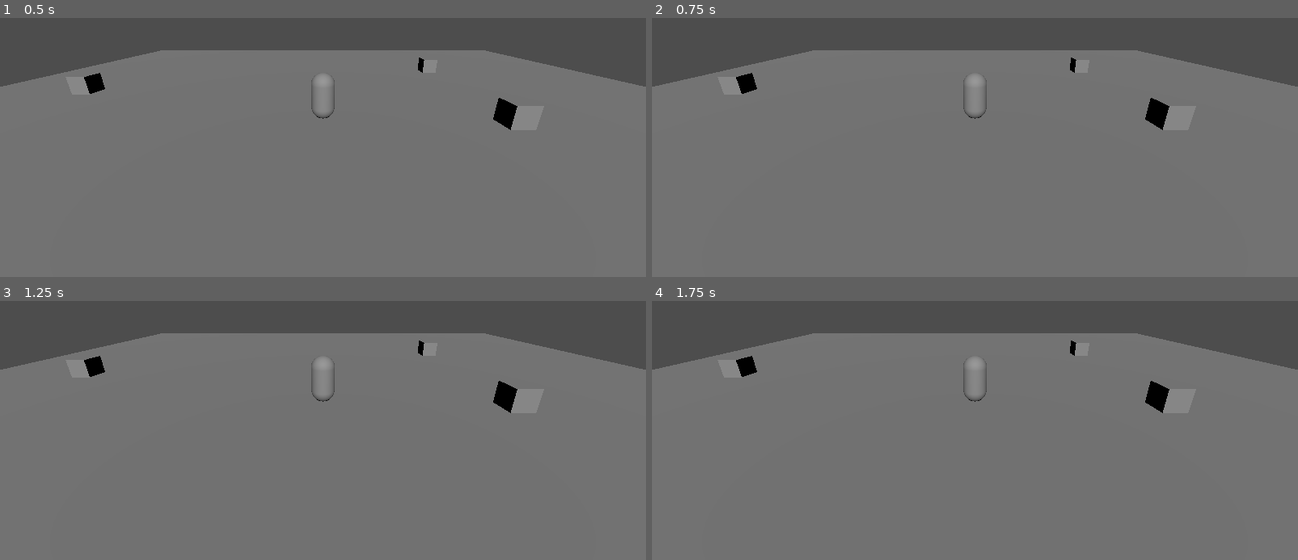
Above: before the commit, frames 1-4 (two rows, left to right).
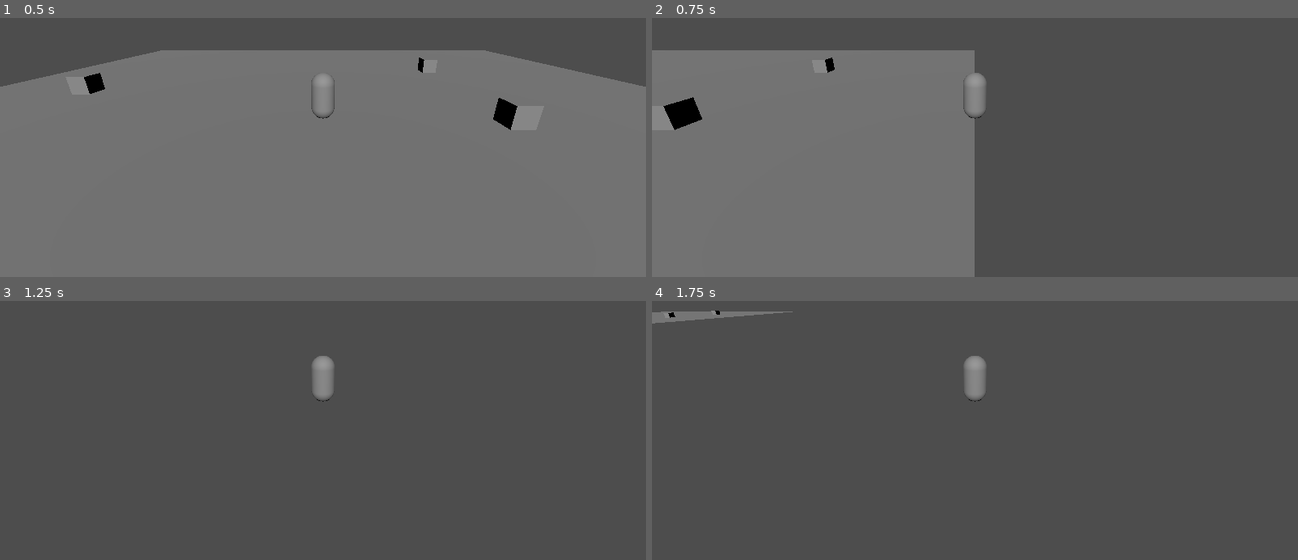
Above: after the commit, the same moments.

Repository: NathanFord68/tic
Game: Godot game, scene res://maps/prototype.tscn
Same seed, same stepped clock (60 frames per second), same inputs: the game is played once before the commit and once after it. The project has no main scene, so this scene is started directly.
Inputs:
- Up to frame 1 (0.5 s): no input
- Up to frame 2 (0.75 s): tap Enter at 0.5 s; hold D (right, bound only after the commit) from 0.53 s (still down)
- Up to frame 3 (1.25 s): keep holding D (right, bound only after the commit)
- Up to frame 4 (1.75 s): release D (right, bound only after the commit) at 1.28 s; hold S (backward, bound only after the commit) from 1.28 s (still down)

Frame 1 is identical in both runs. In frame 2, 44% of the frame differs, in the area x 0-100%, y 12-100%; in frame 3, 83%; in frame 4, 84%, in the area x 0-100%, y 3-100%.

Commit message:
Axis Movement - Added wasd and controller support for axis movement for the character

Diff:
--- a/character/player/player.tscn
+++ b/character/player/player.tscn
@@ -1,10 +1,13 @@
-[gd_scene load_steps=3 format=3 uid="uid://vvrqtoeh2ru2"]
+[gd_scene load_steps=4 format=3 uid="uid://vvrqtoeh2ru2"]
+
+[ext_resource type="Script" path="res://scripts/player.gd" id="1_qyf1l"]
 
 [sub_resource type="CapsuleMesh" id="CapsuleMesh_igwmy"]
 
 [sub_resource type="CapsuleShape3D" id="CapsuleShape3D_3hwps"]
 
 [node name="Player" type="CharacterBody3D"]
+script = ExtResource("1_qyf1l")
 
 [node name="Node3D" type="Node3D" parent="."]
 
--- a/project.godot
+++ b/project.godot
@@ -17,3 +17,30 @@
 [dotnet]
 
 project/assembly_name="tic"
+
+[input]
+
+forward={
+"deadzone": 0.5,
+"events": [Object(InputEventKey,"resource_local_to_scene":false,"resource_name":"","device":-1,"window_id":0,"alt_pressed":false,"shift_pressed":false,"ctrl_pressed":false,"meta_pressed":false,"pressed":false,"keycode":0,"physical_keycode":87,"key_label":0,"unicode":119,"echo":false,"script":null)
+, Object(InputEventJoypadMotion,"resource_local_to_scene":false,"resource_name":"","device":-1,"axis":1,"axis_value":-1.0,"script":null)
+]
+}
+backward={
+"deadzone": 0.5,
+"events": [Object(InputEventKey,"resource_local_to_scene":false,"resource_name":"","device":-1,"window_id":0,"alt_pressed":false,"shift_pressed":false,"ctrl_pressed":false,"meta_pressed":false,"pressed":false,"keycode":0,"physical_keycode":83,"key_label":0,"unicode":115,"echo":false,"script":null)
+, Object(InputEventJoypadMotion,"resource_local_to_scene":false,"resource_name":"","device":-1,"axis":1,"axis_value":1.0,"script":null)
+]
+}
+right={
+"deadzone": 0.5,
+"events": [Object(InputEventKey,"resource_local_to_scene":false,"resource_name":"","device":-1,"window_id":0,"alt_pressed":false,"shift_pressed":false,"ctrl_pressed":false,"meta_pressed":false,"pressed":false,"keycode":0,"physical_keycode":68,"key_label":0,"unicode":100,"echo":false,"script":null)
+, Object(InputEventJoypadMotion,"resource_local_to_scene":false,"resource_name":"","device":-1,"axis":0,"axis_value":1.0,"script":null)
+]
+}
+left={
+"deadzone": 0.5,
+"events": [Object(InputEventKey,"resource_local_to_scene":false,"resource_name":"","device":-1,"window_id":0,"alt_pressed":false,"shift_pressed":false,"ctrl_pressed":false,"meta_pressed":false,"pressed":false,"keycode":0,"physical_keycode":65,"key_label":0,"unicode":97,"echo":false,"script":null)
+, Object(InputEventJoypadMotion,"resource_local_to_scene":false,"resource_name":"","device":-1,"axis":0,"axis_value":-1.0,"script":null)
+]
+}
--- /dev/null
+++ b/scripts/player.gd
@@ -0,0 +1,22 @@
+extends CharacterBody3D
+
+class_name Player
+
+@export var speed: float = 100.0
+
+
+
+func _ready():
+	# Add ourselves as an excluded object so we don't interfere with the spring arm
+	($SpringArm3D as SpringArm3D).add_excluded_object(self)
+
+func _physics_process(delta: float) -> void:
+
+	# Get the vector from player movement input
+	var movement := Input.get_vector("left", "right", "backward", "forward") * speed
+
+	# Assign 2D vector to our 3D velocity
+	velocity.x = movement.x
+	velocity.z = - movement.y
+
+	move_and_slide()
